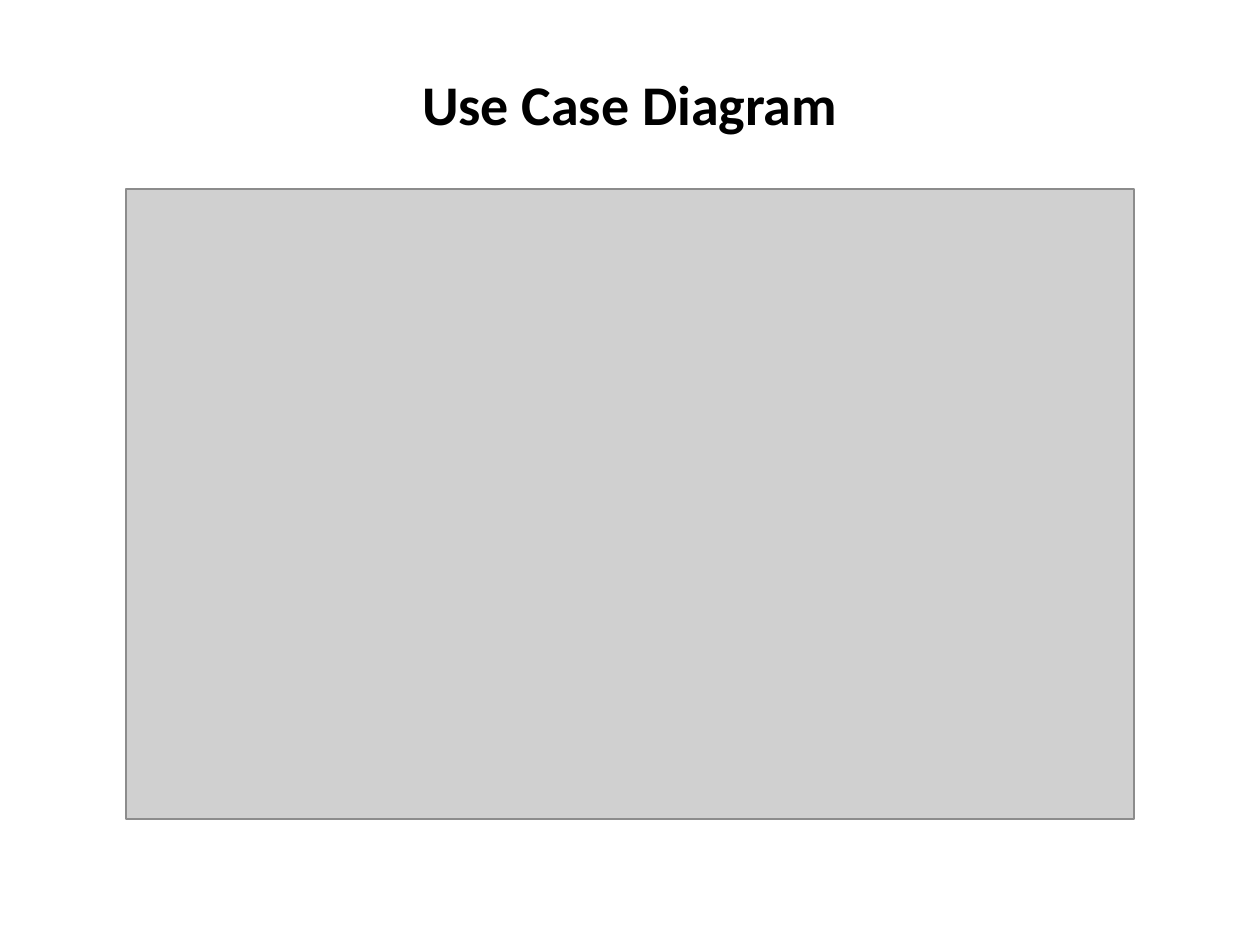
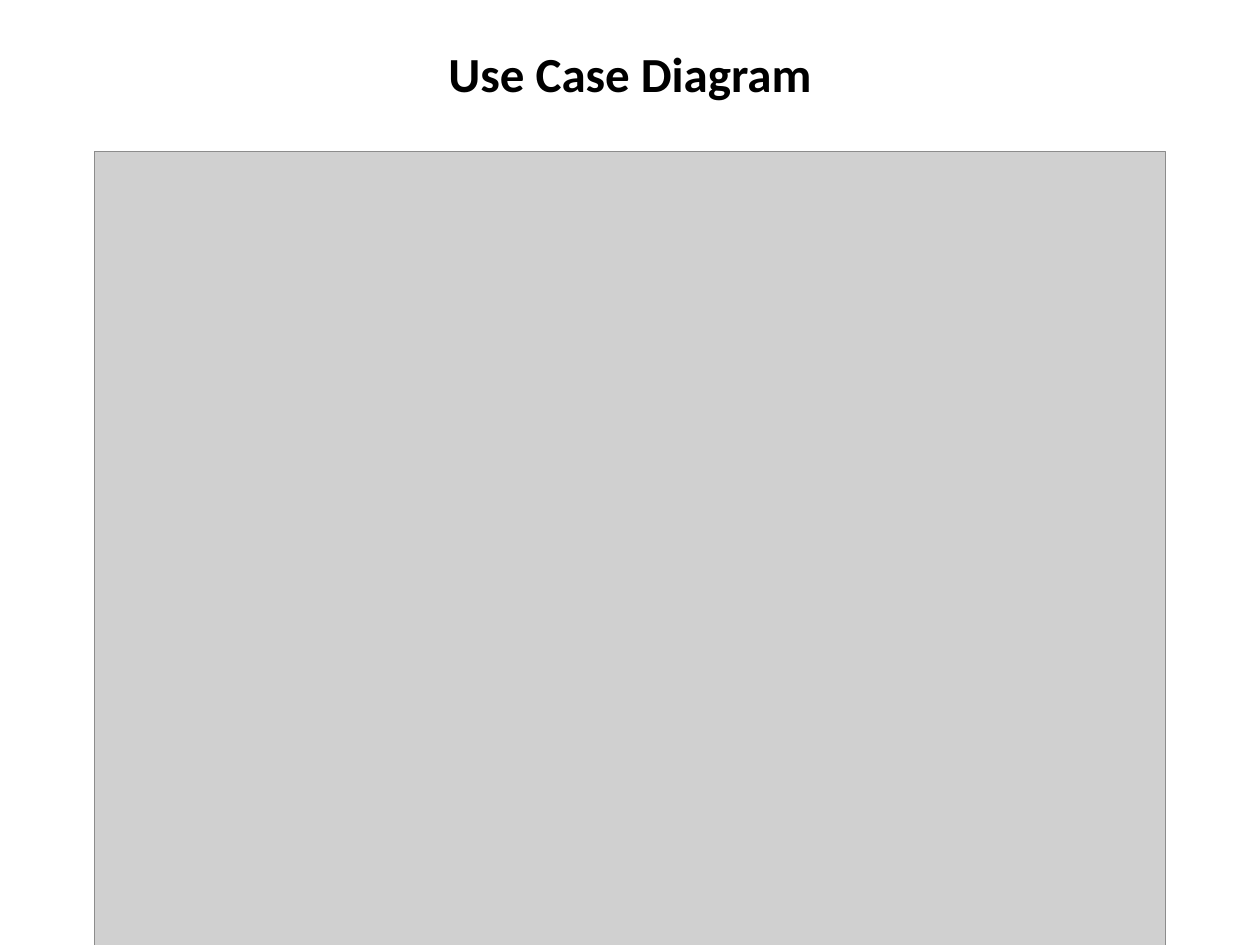
Before and after one commit to RancourBangladesh/rster, a slide deck: slide 8 of Documentation/presentations/RosterBhai_Presentation.pptx. Drawn at 1260x945 pixels with LibreOffice and Linux fonts; fonts in the diff are those of the drawing; grey boxes stand for pictures. Boxes give left, top, right and bottom in pixels: in the first picture for what was removed or moved away, otherwise in the second. Text is boxed around its words. In the diff, an @@ line names an element or a change of style, - is before the commit and + after.

```diff
--- a/Documentation/presentations/RosterBhai_Presentation.pptx
+++ b/Documentation/presentations/RosterBhai_Presentation.pptx
@@ text "Use Case Diagram": place and size @@
-text "Use Case Diagram" at (422, 85, 837, 135)
+text "Use Case Diagram" at (448, 57, 812, 101)
@@ text "Use Case Diagram" at (448, 57, 812, 101): size 32 to 28 pt @@
@@ picture: place and size @@
-picture at (126, 189, 1134, 819)
+picture at (94, 151, 1166, 945)
```
Also in this commit, not shown: 4 other slides changed, 20 other files.
